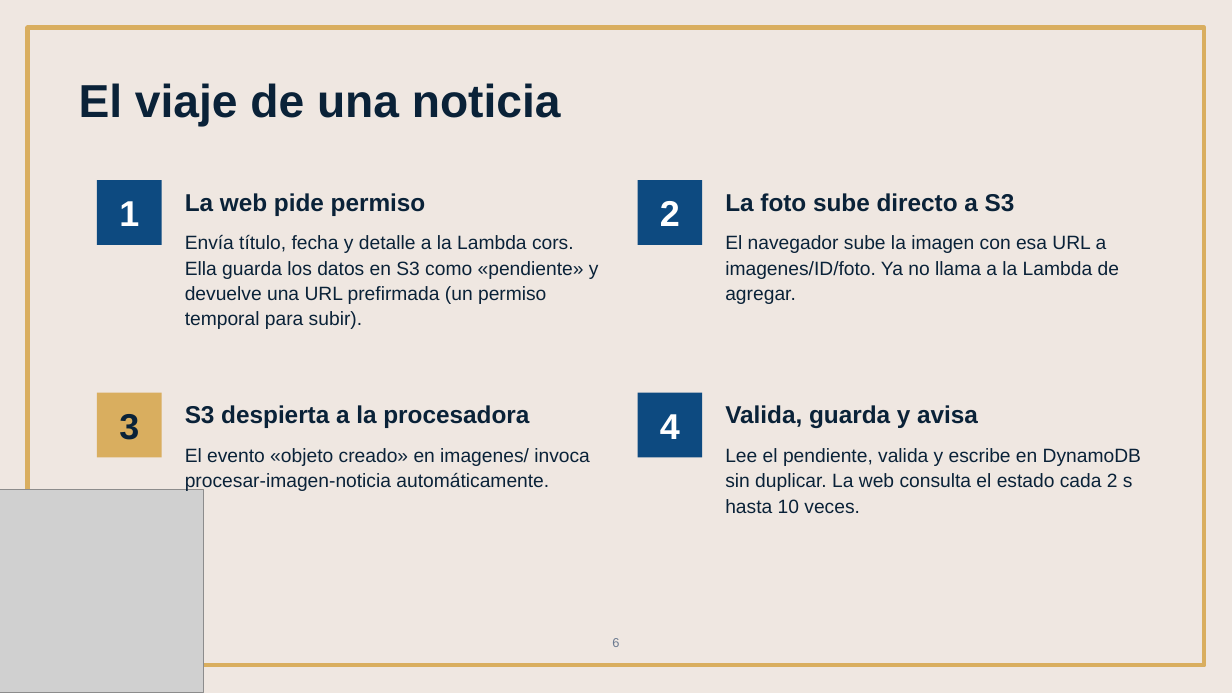
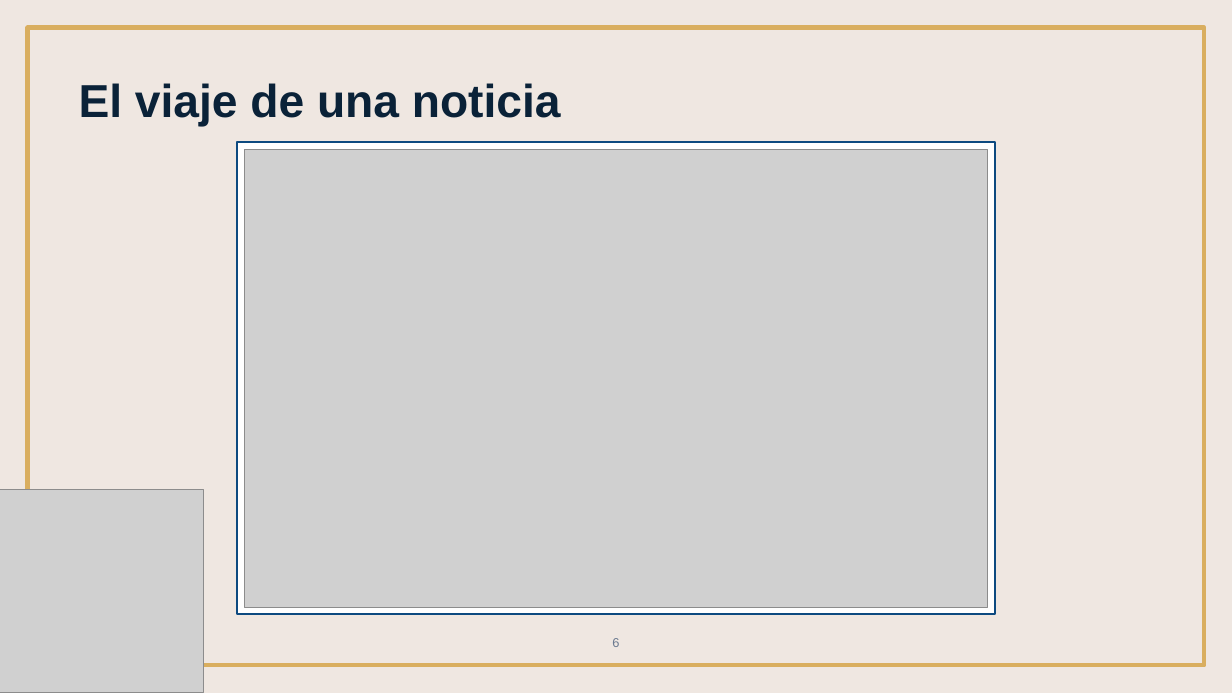
Before and after one commit to DannG04/GacetaUNSIS, a slide deck: slide 6 of entregables/01-Presentacion-Equipo3.pptx. Drawn at 1232x693 pixels with LibreOffice and Linux fonts; fonts in the diff are those of the drawing; grey boxes stand for pictures. Boxes give left, top, right and bottom in pixels: in the first picture for what was removed or moved away, otherwise in the second. Text is boxed around its words. In the diff, an @@ line names an element or a change of style, - is before the commit and + after.

```diff
--- a/entregables/01-Presentacion-Equipo3.pptx
+++ b/entregables/01-Presentacion-Equipo3.pptx
@@ rectangle added at (237,142,995,615), fill #FFFFFF, outline #0D4A80 1.5 pt @@
@@ picture added at (244,150,988,607) @@
@@ rectangle removed at (97,180,162,245) @@
-1
@@ text removed at (185,193,426,216) @@
-La web pide permiso
@@ rectangle removed at (638,180,702,245) @@
-2
@@ text removed at (725,193,1015,212) @@
-La foto sube directo a S3
@@ text removed at (185,235,599,329) @@
-Envía título, fecha y detalle a la Lambda cors. Ella guarda los datos en S3 como «pendiente» y devuelve una URL prefirmada (un permiso temporal para subir).
@@ text removed at (725,235,1119,304) @@
-El navegador sube la imagen con esa URL a imagenes/ID/foto. Ya no llama a la Lambda de agregar.
@@ rectangle removed at (97,393,162,457) @@
-3
@@ text removed at (185,405,529,428) @@
-S3 despierta a la procesadora
@@ rectangle removed at (638,393,702,457) @@
-4
@@ text removed at (725,405,978,428) @@
-Valida, guarda y avisa
@@ text removed at (185,448,590,491) @@
-El evento «objeto creado» en imagenes/ invoca procesar-imagen-noticia automáticamente.
@@ text removed at (725,448,1141,513) @@
-Lee el pendiente, valida y escribe en DynamoDB sin duplicar. La web consulta el estado cada 2 s hasta 10 veces.
```
Also in this commit, not shown: 9 other slides changed, 2 slides added, 2 slides removed, 17 other files.
